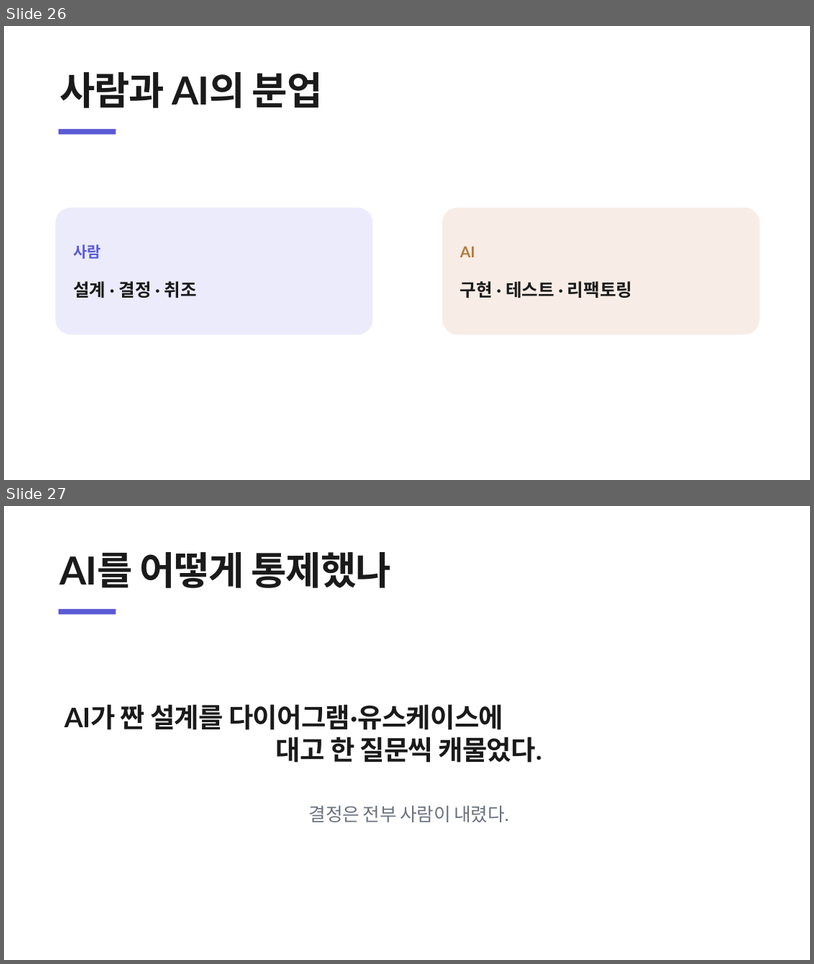
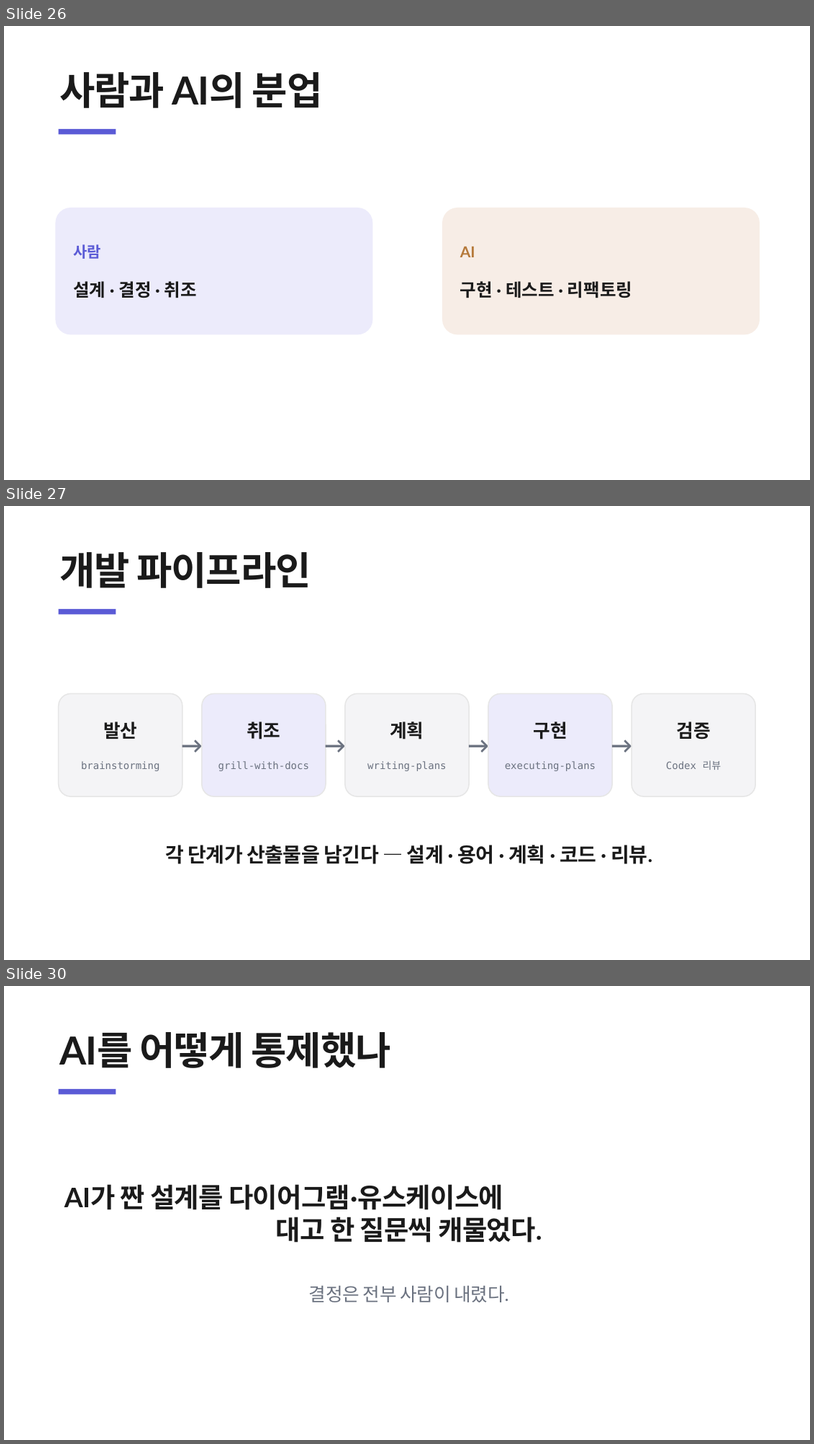
Before and after one commit to heyoonyoon/distributed-programming, a slide deck: docs/presentation/보험발표-figma.pptx. Shown one above the other, each under a label of ours: slides 26 and 27 before the commit, slides 26, 27 and 30 after it; the slides between them are not shown. The pictures are 814x964 and 814x1444 pixels, drawn with LibreOffice and Linux fonts; fonts in the diff are those of the drawing. Boxes give left, top, right and bottom in pixels: in the first picture for what was removed or moved away, otherwise in the second. Text is boxed around its words. In the diff, an @@ line names an element or a change of style, - is before the commit and + after.

```diff
--- a/docs/presentation/보험발표-figma.pptx
+++ b/docs/presentation/보험발표-figma.pptx
@@ slide 27 added at bbox=[4, 506, 810, 960], background #FFFFFF @@
@@ text added at bbox=[59, 552, 311, 588], 46 pt, text #1A1A1A, bold @@
+개발 파이프라인
@@ rectangle added at bbox=[59, 609, 116, 614], fill #5B5BD6 @@
@@ rounded rectangle added at bbox=[59, 693, 183, 796], fill #F4F4F6, outline #E6E6E6 1.3 pt, 12 pt, text #6B7280 @@
+발산
+brainstorming
@@ rounded rectangle added at bbox=[202, 693, 326, 796], fill #ECEBFB, outline #E6E6E6 1.3 pt, 12 pt, text #6B7280 @@
+취조
+grill-with-docs
@@ rounded rectangle added at bbox=[345, 693, 469, 796], fill #F4F4F6, outline #E6E6E6 1.3 pt, 12 pt, text #6B7280 @@
+계획
+writing-plans
@@ rounded rectangle added at bbox=[489, 693, 612, 796], fill #ECEBFB, outline #E6E6E6 1.3 pt, 12 pt, text #6B7280 @@
+구현
+executing-plans
@@ rounded rectangle added at bbox=[632, 693, 756, 796], fill #F4F4F6, outline #E6E6E6 1.3 pt, 12 pt, text #6B7280 @@
+검증
+Codex 리뷰
@@ text added at bbox=[171, 727, 214, 763], 26 pt, text #6B7280, bold @@
+→
@@ text added at bbox=[314, 727, 357, 763], 26 pt, text #6B7280, bold @@
+→
@@ text added at bbox=[458, 727, 500, 763], 26 pt, text #6B7280, bold @@
+→
@@ text added at bbox=[601, 727, 643, 763], 26 pt, text #6B7280, bold @@
+→
@@ text added at bbox=[165, 844, 653, 864], 24 pt, text #1A1A1A, bold @@
+각 단계가 산출물을 남긴다 — 설계 · 용어 · 계획 · 코드 · 리뷰.
@@ what was slide 27 is now slide 30 @@
```
Also in this commit, not shown: 2 other slides added, 1 other file.
